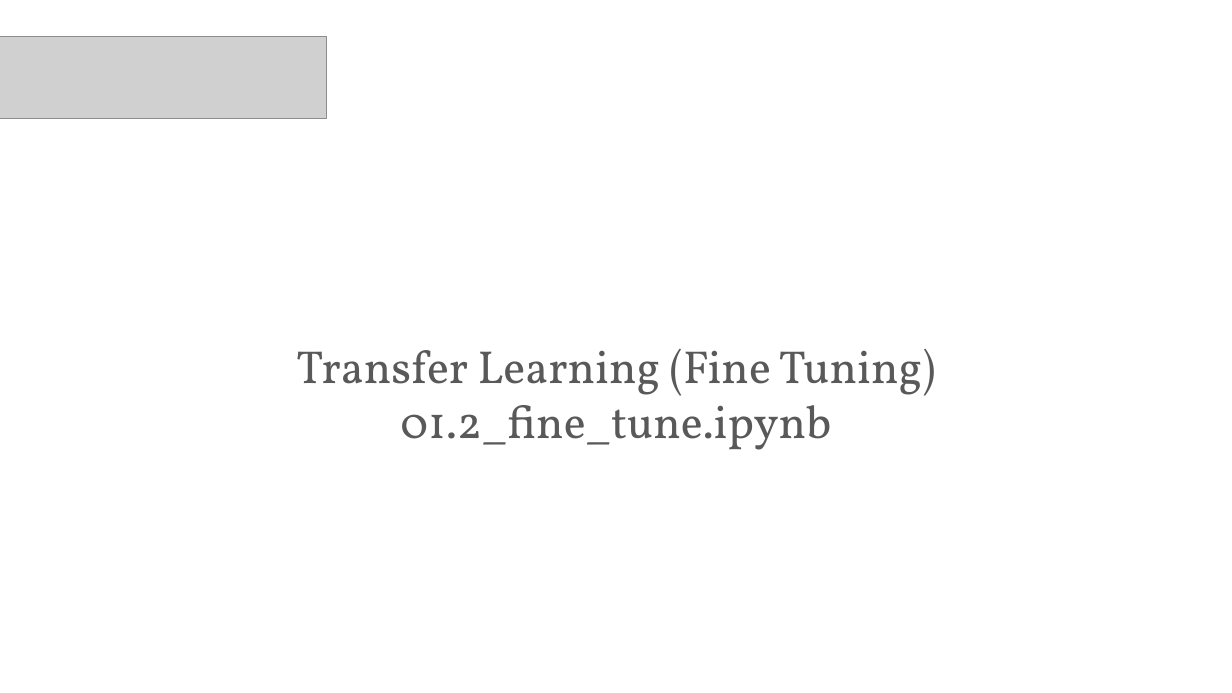
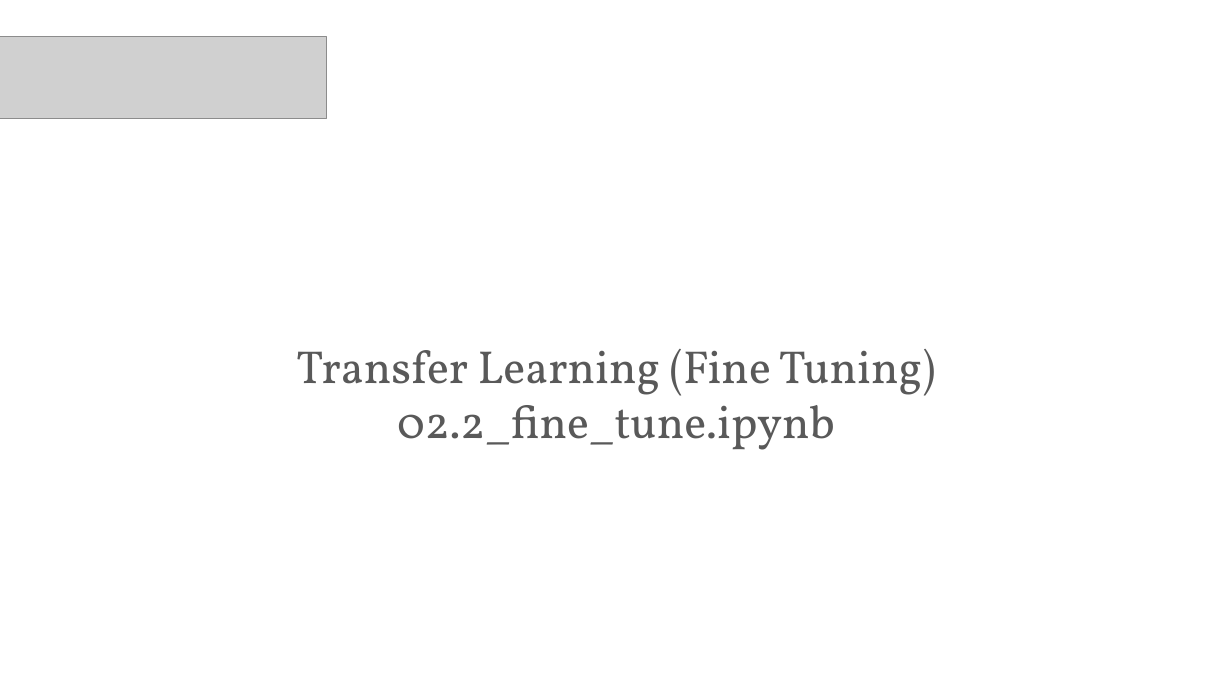
Before and after one commit to PracticumAI/transfer, a slide deck: slide 14 of presentations/02_transfer_learn.pptx (slide 15 before the commit). Drawn at 1232x693 pixels with LibreOffice and Linux fonts; fonts in the diff are those of the drawing; grey boxes stand for pictures. Boxes give left, top, right and bottom in pixels: in the first picture for what was removed or moved away, otherwise in the second. Text is boxed around its words. In the diff, an @@ line names an element or a change of style, - is before the commit and + after.

```diff
--- a/presentations/02_transfer_learn.pptx
+++ b/presentations/02_transfer_learn.pptx
@@ text at <box>397,394,835,450</box>: text changed @@
-01.2_fine_tune.ipynb
+02.2_fine_tune.ipynb
```
Also in this commit, not shown: 2 other slides changed, 1 slide added, 2 slides removed, 2 other files.
